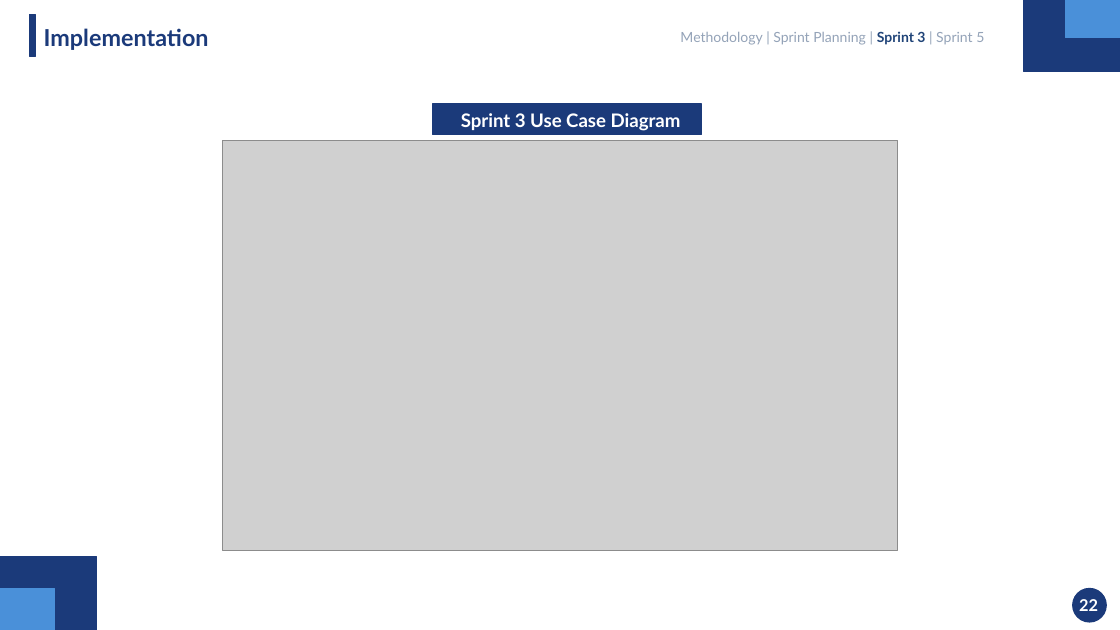
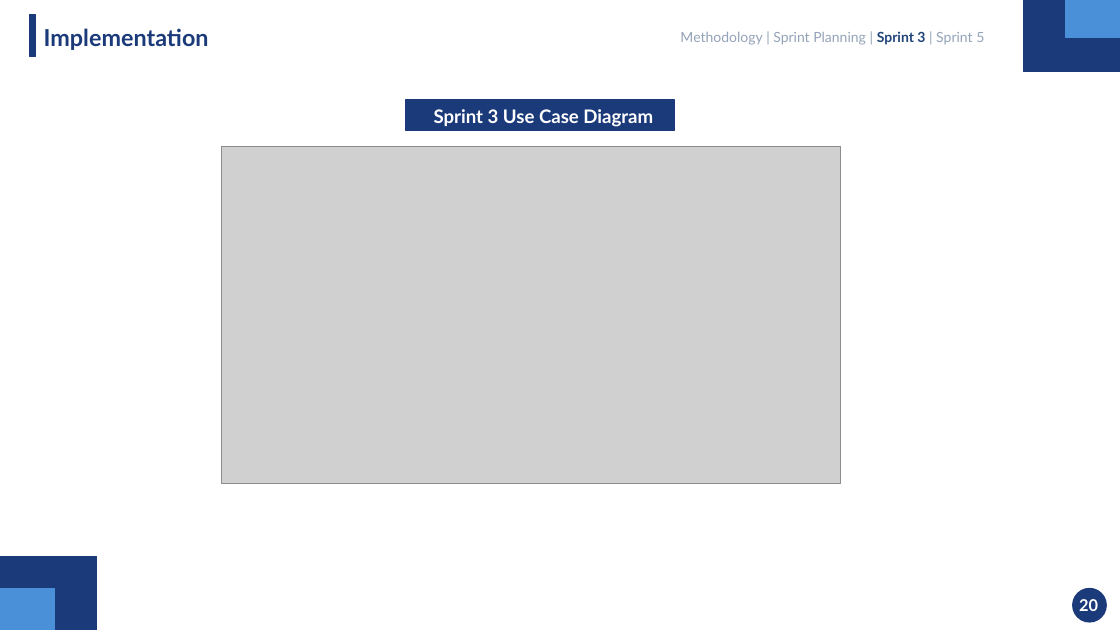
Before and after one commit to mahdi000666/DesignFlow, a slide deck: slide 20 of docs/Presentation.pptx (slide 21 before the commit). Drawn at 1120x630 pixels with LibreOffice and Linux fonts; fonts in the diff are those of the drawing; grey boxes stand for pictures. Boxes give left, top, right and bottom in pixels: in the first picture for what was removed or moved away, otherwise in the second. Text is boxed around its words. In the diff, an @@ line names an element or a change of style, - is before the commit and + after.

```diff
--- a/docs/Presentation.pptx
+++ b/docs/Presentation.pptx
@@ text "Sprint 3 Use Case Diagram": place and size @@
-text "Sprint 3 Use Case Diagram" at [461, 113, 681, 131]
+text "Sprint 3 Use Case Diagram" at [434, 109, 653, 127]
@@ rectangle: place and size @@
-rectangle at [433, 104, 702, 134]
+rectangle at [405, 100, 674, 130]
@@ picture: place and size @@
-picture at [222, 140, 898, 550]
+picture at [221, 146, 841, 483]
@@ text at [1079, 599, 1098, 611]: text changed @@
-22
+20
```
Also in this commit, not shown: 27 other slides changed, 1 slide removed.
